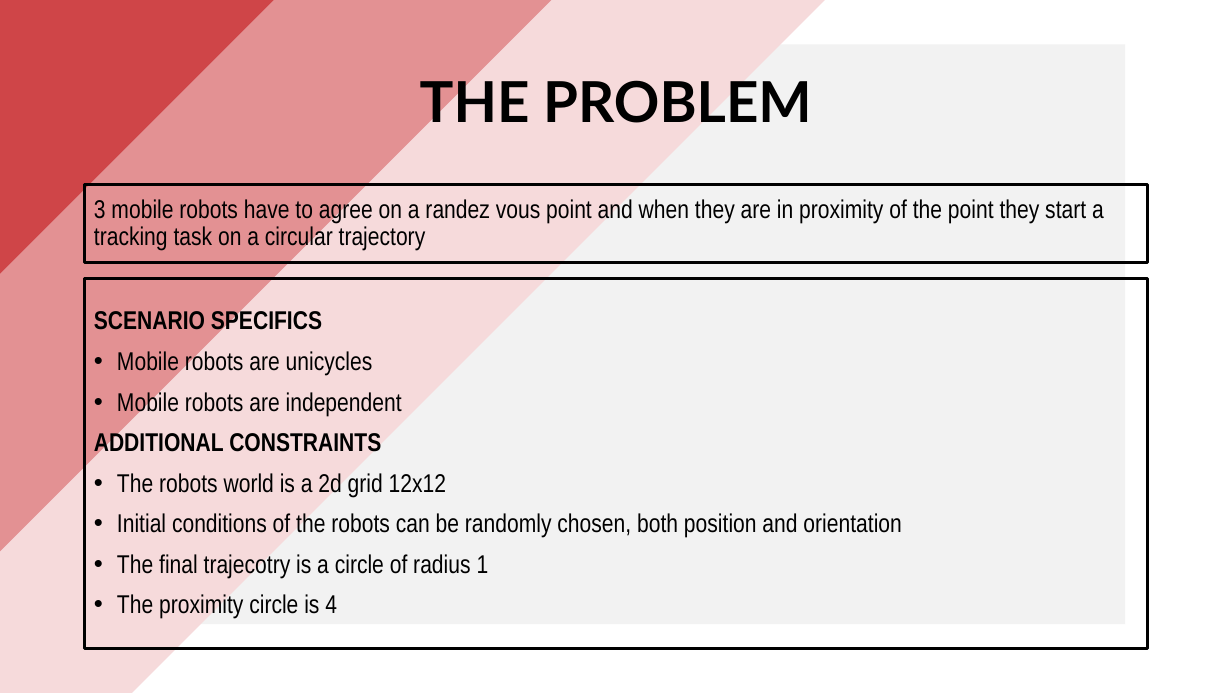
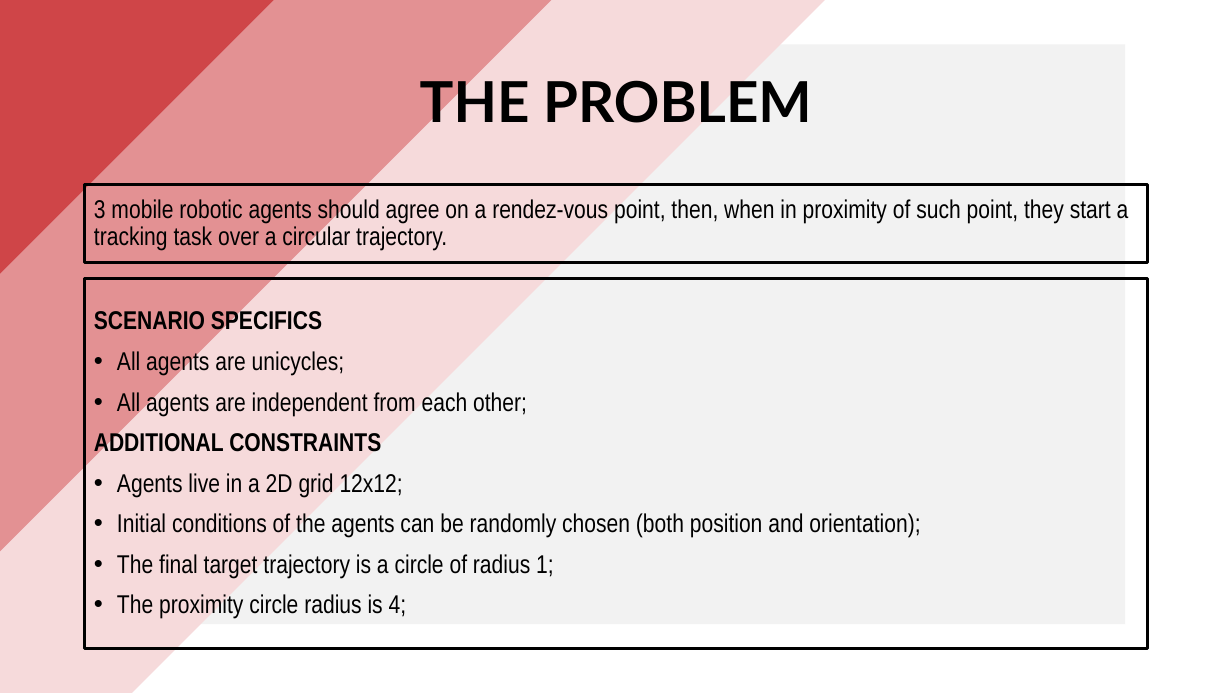
Before and after one commit to PippoGot/R-C2, a slide deck: slide 2 of documentation/presentation.pptx. Drawn at 1232x693 pixels with LibreOffice and Linux fonts; fonts in the diff are those of the drawing. Boxes give left, top, right and bottom in pixels: in the first picture for what was removed or moved away, otherwise in the second. Text is boxed around its words. In the diff, an @@ line names an element or a change of style, - is before the commit and + after.

```diff
--- a/documentation/presentation.pptx
+++ b/documentation/presentation.pptx
@@ text at box(94, 196, 1129, 251): text changed @@
-3 mobile robots have to agree on a randez vous point and when they are in proximity of the point they start a tracking task on a circular trajectory
+3 mobile robotic agents should agree on a rendez-vous point, then, when in proximity of such point, they start a tracking task over a circular trajectory.
@@ text in rectangle at box(117, 349, 527, 416): text changed @@
-• Mobile robots are unicycles
-• Mobile robots are independent
+• All agents are unicycles;
+• All agents are independent from each other;
@@ text in rectangle at box(117, 473, 920, 619): text changed @@
-• The robots world is a 2d grid 12x12
-• Initial conditions of the robots can be randomly chosen, both position and orientation
-• The final trajecotry is a circle of radius 1
-• The proximity circle is 4
+• Agents live in a 2D grid 12x12;
+• Initial conditions of the agents can be randomly chosen (both position and orientation);
+• The final target trajectory is a circle of radius 1;
+• The proximity circle radius is 4;
```
Also in this commit, not shown: 8 other slides changed, 6 slides added, 1 other file.
